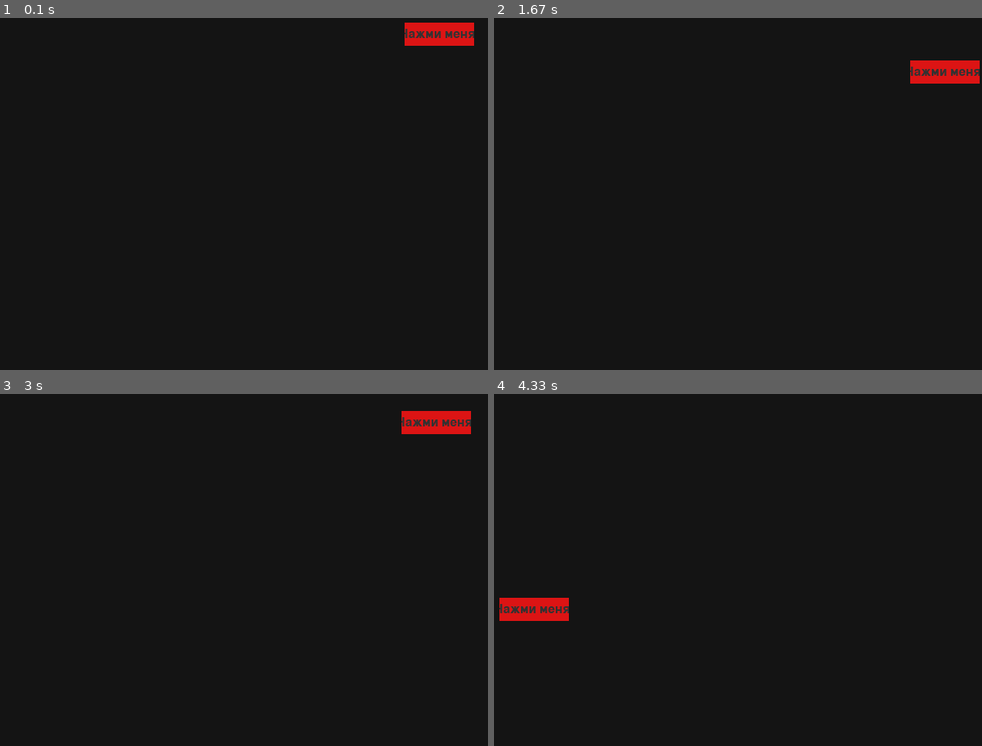
Above: before the commit, frames 1-4 (two rows, left to right).
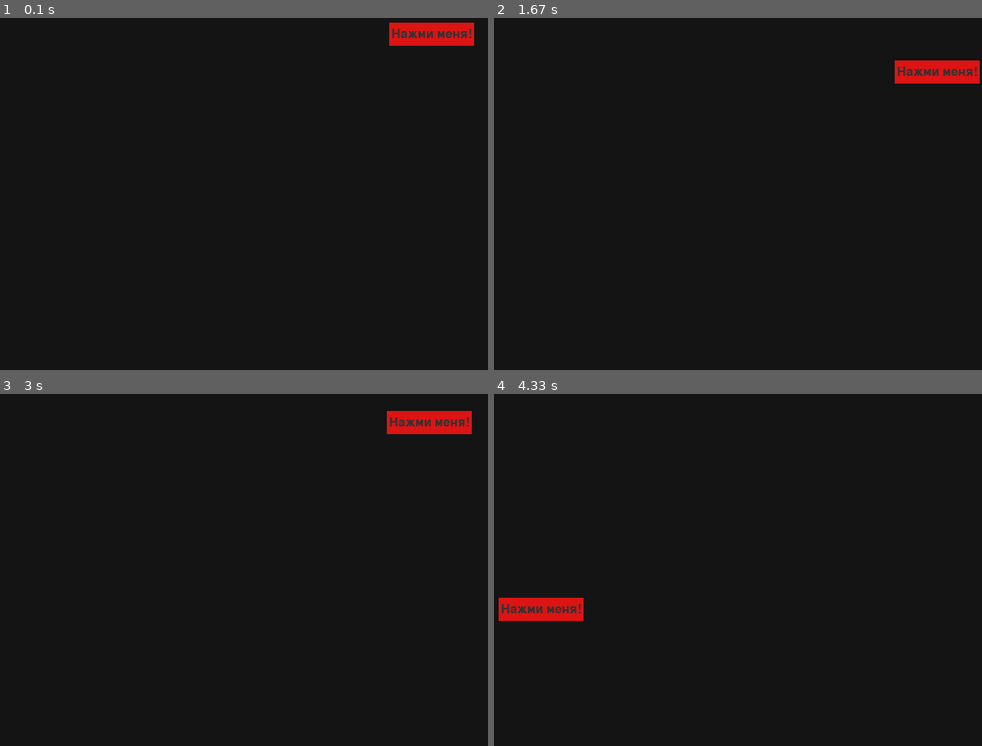
Above: after the commit, the same moments.

Repository: veenrokdalv/pygame-dexterous_button
Game: pygame game, started from main.py
Two runs of this game, one before a commit and one after it. Both use one fixed random seed, a clock stepped at 60 frames per second and the inputs below.
Inputs (mouse positions are in pixels of both pictures, inside the frame that each line leads up to):
- Up to frame 1 (0.1 s): no input
- Up to frame 2 (1.67 s): click (923, 35) at 0.38 s; tap U at 0.67 s; click (752, 317) at 1.05 s; click (923, 211) at 1.38 s
- Up to frame 3 (3 s): click (444, 446) at 1.72 s; click (317, 443) at 2.05 s; click (336, 721) at 2.38 s; click (278, 665) at 2.72 s
- Up to frame 4 (4.33 s): click (923, 422) at 3.05 s; click (933, 615) at 3.38 s; click (908, 489) at 3.72 s; click (899, 682) at 4.05 s

The runs differ from the first frame. In frame 1, 0.4% of the frame differs, in the area x 79-98%, y 1-8%; in frame 2, 0.4%; in frame 3, 0.4%; in frame 4, 0.4%, in the area x 0-19%, y 57-65%.

Commit message:
Изменены размеры кнопки

Diff:
--- a/app.py
+++ b/app.py
@@ -26,7 +26,7 @@
         pg.display.set_caption(self.caption)
 
         # Экземпляр кнопки
-        self.button = button.Button(self.window, 90, 30, (220, 20, 20))
+        self.button = button.Button(self.window, 110, 30, (220, 20, 20))
 
 
     def _quit(self):
